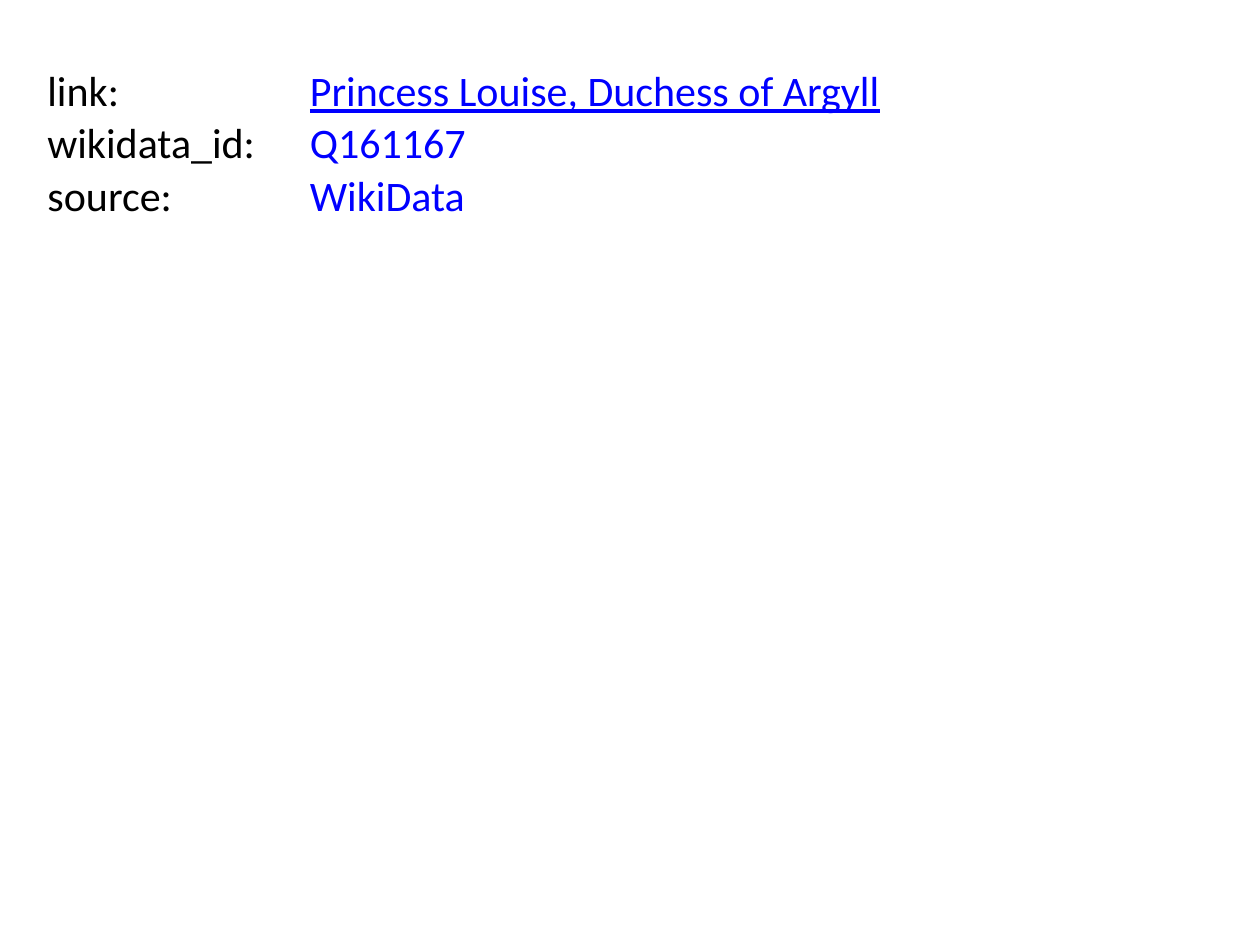
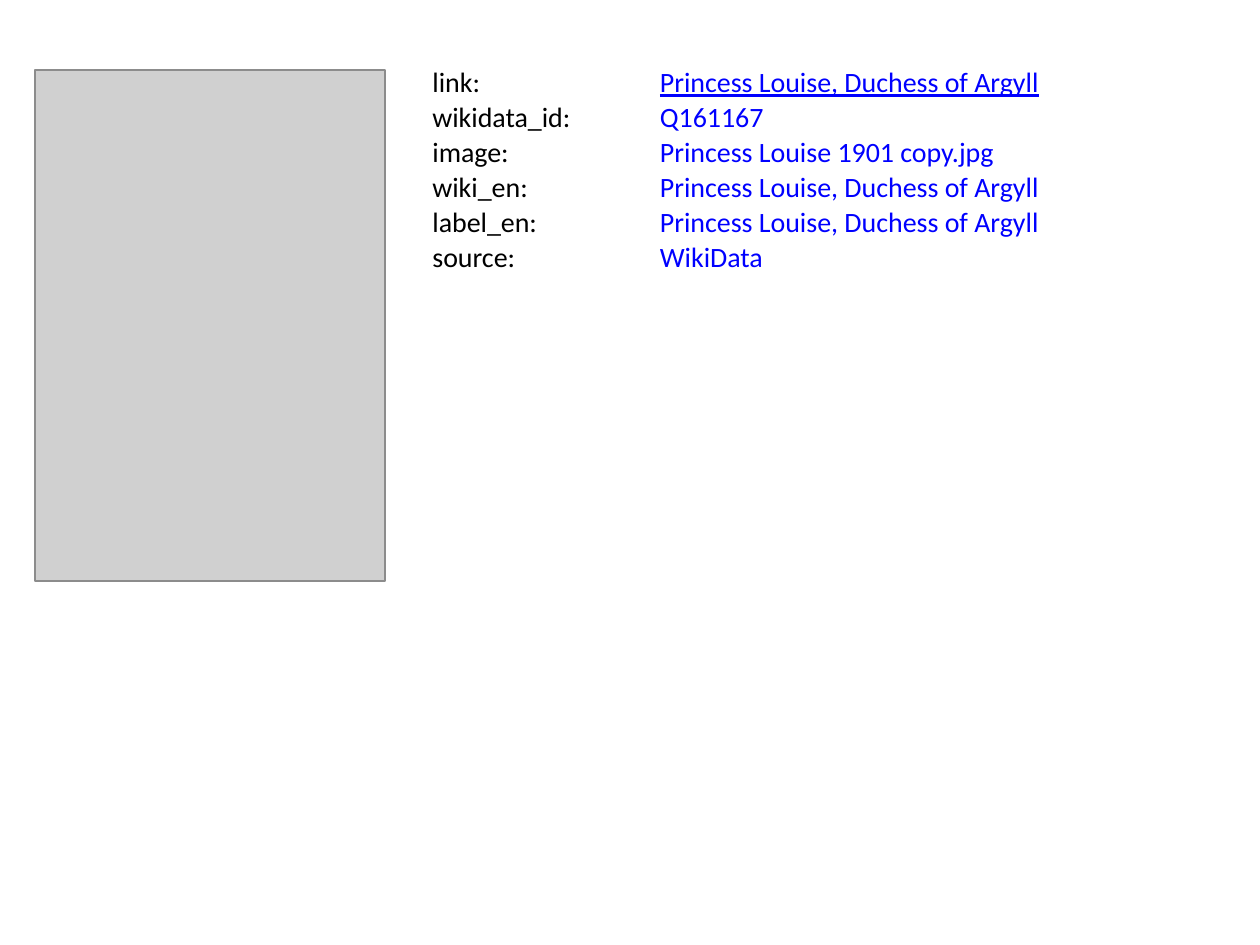
Before and after one commit to BITPlan/com.bitplan.simplegraph, a slide deck: slide 7 of QueenVictoria.pptx. Drawn at 1260x945 pixels with LibreOffice and Linux fonts; fonts in the diff are those of the drawing; grey boxes stand for pictures. Boxes give left, top, right and bottom in pixels: in the first picture for what was removed or moved away, otherwise in the second. Text is boxed around its words. In the diff, an @@ line names an element or a change of style, - is before the commit and + after.

```diff
--- a/QueenVictoria.pptx
+++ b/QueenVictoria.pptx
@@ text "link:": place and size @@
-text "link:" at box(47, 76, 119, 107)
+text "link:" at box(432, 72, 480, 92)
@@ text "Princess Louise, Duchess of Argyll": place and size @@
-text "Princess Louise, Duchess of Argyll" at box(310, 76, 879, 114)
+text "Princess Louise, Duchess of Argyll" at box(660, 212, 1038, 237)
@@ picture added at box(35, 71, 386, 582) @@
@@ text "wikidata_id:": place and size @@
-text "wikidata_id:" at box(47, 128, 255, 164)
+text "wikidata_id:" at box(432, 107, 570, 131)
@@ text "Q161167": place and size @@
-text "Q161167" at box(310, 129, 466, 164)
+text "Q161167" at box(660, 108, 764, 131)
@@ text added at box(660, 72, 993, 167), 16 pt, text #0000FF @@
+Princess Louise 1901 copy.jpg
@@ text added at box(844, 72, 1038, 97), 16 pt, text #0000FF @@
+Princess Louise, Duchess of Argyll
@@ text added at box(432, 142, 508, 167), 16 pt, text #000000 @@
+image:
@@ text added at box(432, 177, 537, 236), 16 pt, text #000000 @@
+wiki_en:
@@ text added at box(432, 177, 527, 201), 16 pt, text #000000 @@
+label_en:
@@ text added at box(660, 177, 1038, 202), 16 pt, text #0000FF @@
+Princess Louise, Duchess of Argyll
@@ size 24 to 16 pt in 6 elements at box(660, 212, 1038, 237), box(432, 72, 480, 92), box(660, 108, 764, 131), box(660, 247, 763, 268), box(432, 107, 570, 131), box(432, 253, 515, 268) @@
@@ text "source:": place and size @@
-text "source:" at box(47, 190, 171, 212)
+text "source:" at box(432, 253, 515, 268)
@@ text "WikiData": place and size @@
-text "WikiData" at box(310, 181, 465, 212)
+text "WikiData" at box(660, 247, 763, 268)
```
Also in this commit, not shown: 9 other slides changed, 7 other files.
